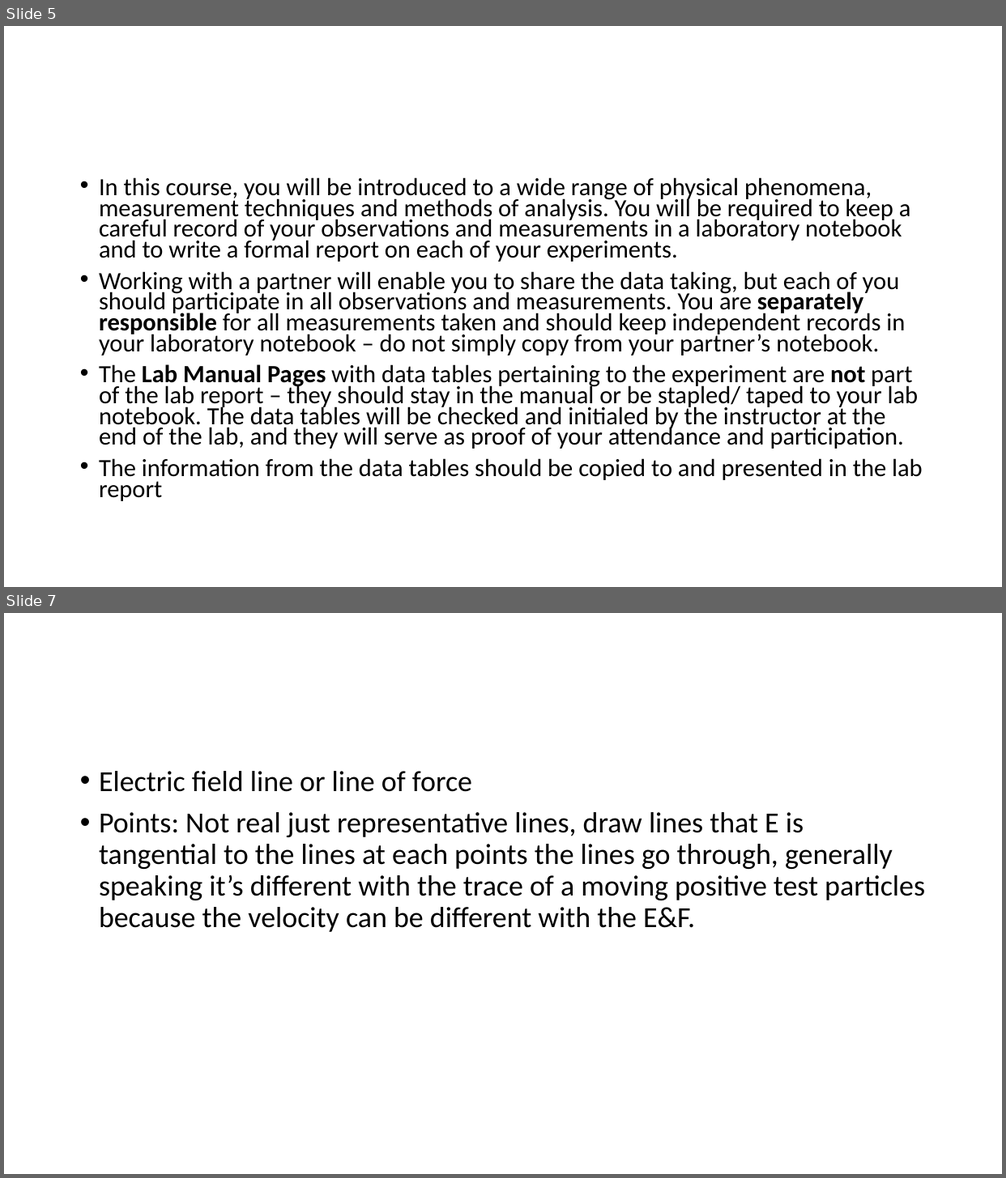
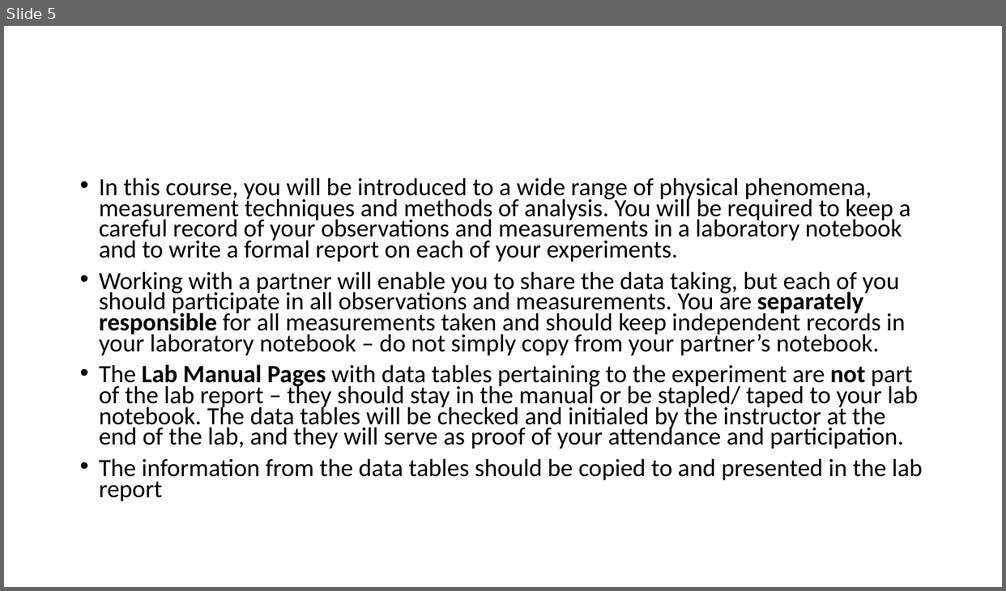
Before and after one commit to UML-Ionosphere-Plasmasphere-Modeling/Coupling-Model, a slide deck: Computational-books&papers/private/TA.pptx. Shown one above the other, each under a label of ours: slides 5 and 7 before the commit, slide 5 after it; the slides between them are not shown. The pictures are 1006x1178 and 1006x591 pixels, drawn with LibreOffice and Linux fonts; fonts in the diff are those of the drawing. Boxes give left, top, right and bottom in pixels: in the first picture for what was removed or moved away, otherwise in the second. Text is boxed around its words. In the diff, an @@ line names an element or a change of style, - is before the commit and + after.

```diff
--- a/Computational-books&papers/private/TA.pptx
+++ b/Computational-books&papers/private/TA.pptx
@@ slide 7 removed at [4, 613, 1002, 1174], background #FFFFFF @@
@@ text removed at [99, 771, 925, 932] @@
-• Electric field line or line of force
-• Points: Not real just representative lines, draw lines that E is tangential to the lines at each points the lines go through, generally speaking it’s different with the trace of a moving positive test particles because the velocity can be different with the E&F.
```
Also in this commit, not shown: 4 slides changed, 1 slide added.
